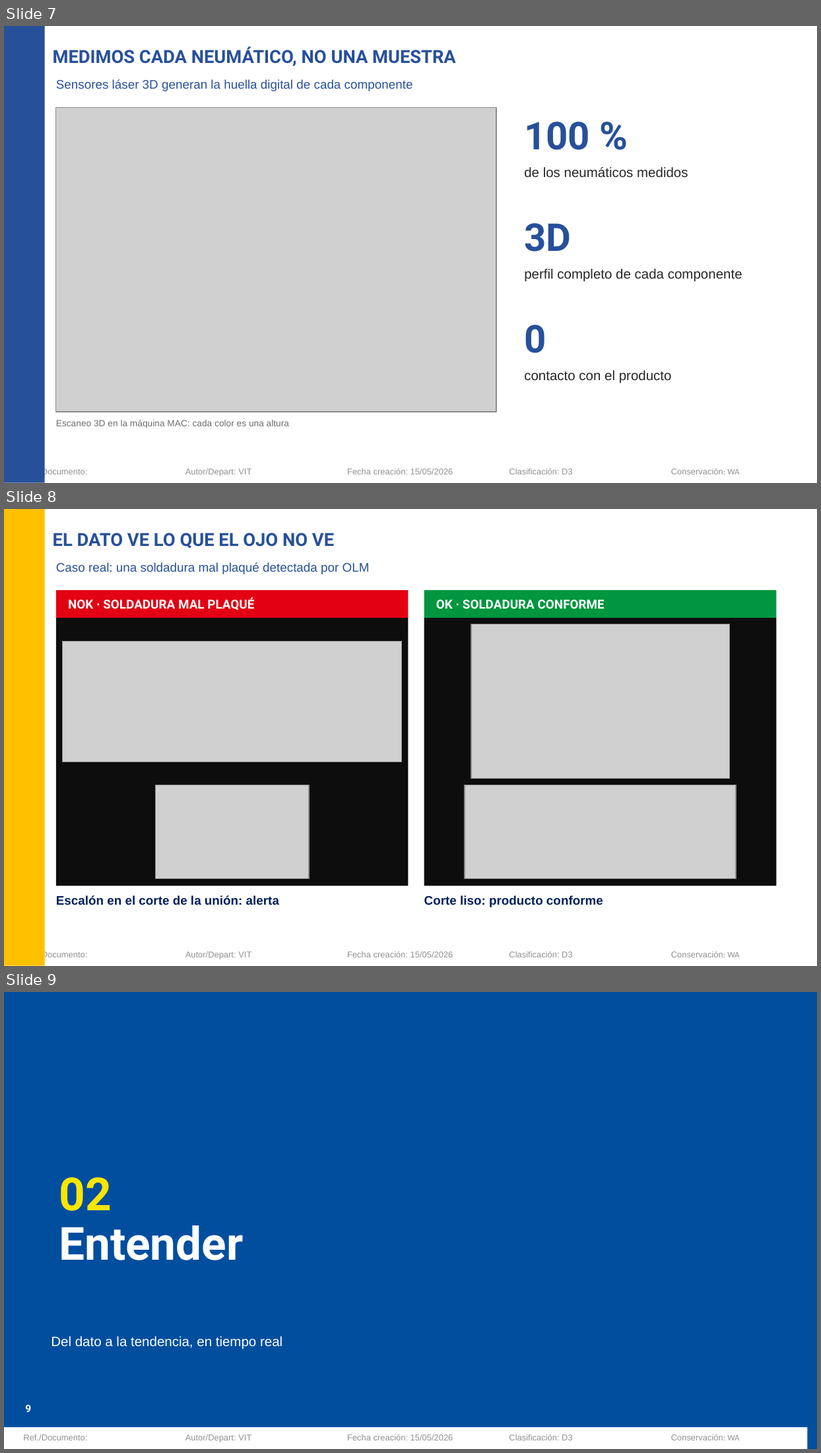
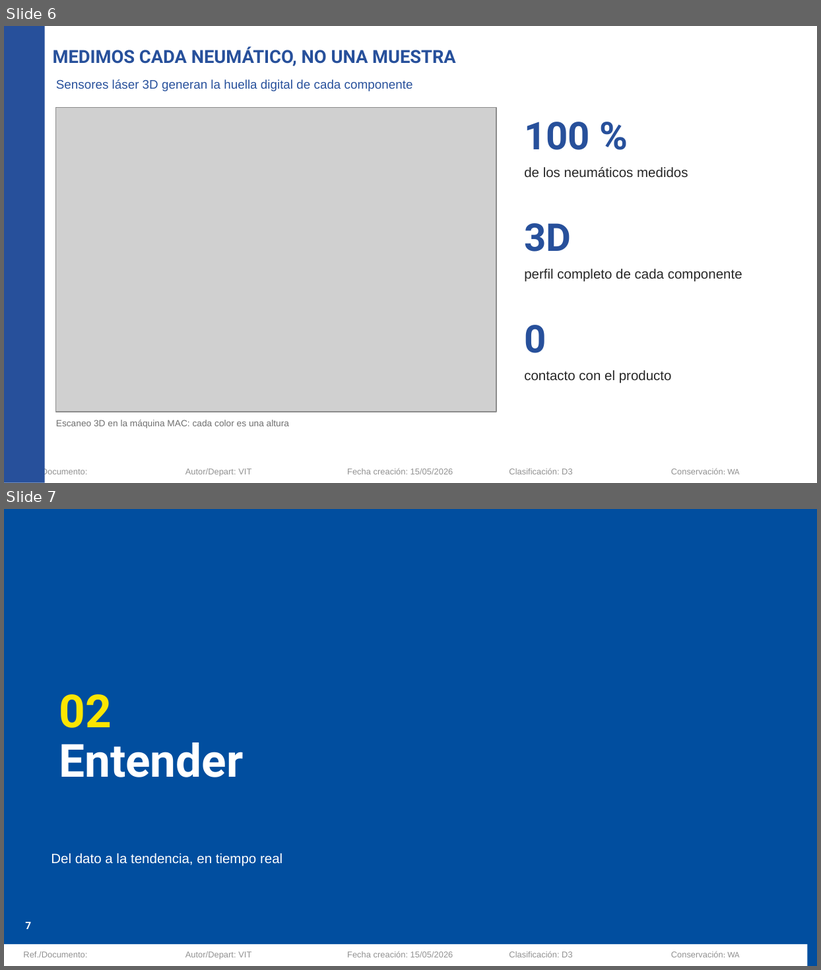
Before and after one commit to Asierenux/blank-app, a slide deck: presentaciones/Michelin_Hyundai_Fabricacion_Digital_ES.pptx. Shown one above the other, each under a label of ours: slides 7, 8 and 9 before the commit, slides 6 and 7 after it. The pictures are 821x1453 and 821x970 pixels, drawn with LibreOffice and Linux fonts; fonts in the diff are those of the drawing; grey boxes stand for pictures; background and template pictures are left out. Boxes give left, top, right and bottom in pixels: in the first picture for what was removed or moved away, otherwise in the second. Text is boxed around its words. In the diff, an @@ line names an element or a change of style, - is before the commit and + after.

```diff
--- a/presentaciones/Michelin_Hyundai_Fabricacion_Digital_ES.pptx
+++ b/presentaciones/Michelin_Hyundai_Fabricacion_Digital_ES.pptx
@@ slide 8 removed at [4, 509, 817, 966], background #FFFFFF; not listed: 5 template elements that a slide beside it also shows @@
@@ rectangle removed at [4, 509, 45, 966] @@
@@ title removed at [53, 533, 334, 549] @@
-EL DATO VE LO QUE EL OJO NO VE
@@ text removed at [56, 562, 370, 574] @@
-Caso real: una soldadura mal plaqué detectada por OLM
@@ rectangle removed at [56, 590, 408, 618] @@
@@ text removed at [68, 597, 254, 611] @@
-NOK · SOLDADURA MAL PLAQUÉ
@@ rectangle removed at [424, 590, 776, 618] @@
@@ text removed at [436, 599, 605, 609] @@
-OK · SOLDADURA CONFORME
@@ rectangle removed at [56, 618, 408, 887] @@
@@ rectangle removed at [424, 618, 776, 887] @@
@@ picture removed at [471, 625, 730, 779] @@
@@ picture removed at [63, 642, 401, 762] @@
@@ picture removed at [155, 786, 309, 879] @@
@@ picture removed at [465, 786, 737, 879] @@
@@ text removed at [56, 896, 279, 906] @@
-Escalón en el corte de la unión: alerta
@@ text removed at [424, 896, 603, 908] @@
-Corte liso: producto conforme
@@ what was slide 7 is now slide 6 @@
@@ what was slide 9 is now slide 7 @@
@@ page number at [25, 922, 31, 929]: text changed @@
-9
+7
```
Also in this commit, not shown: 6 slides changed, 1 other slide removed.
